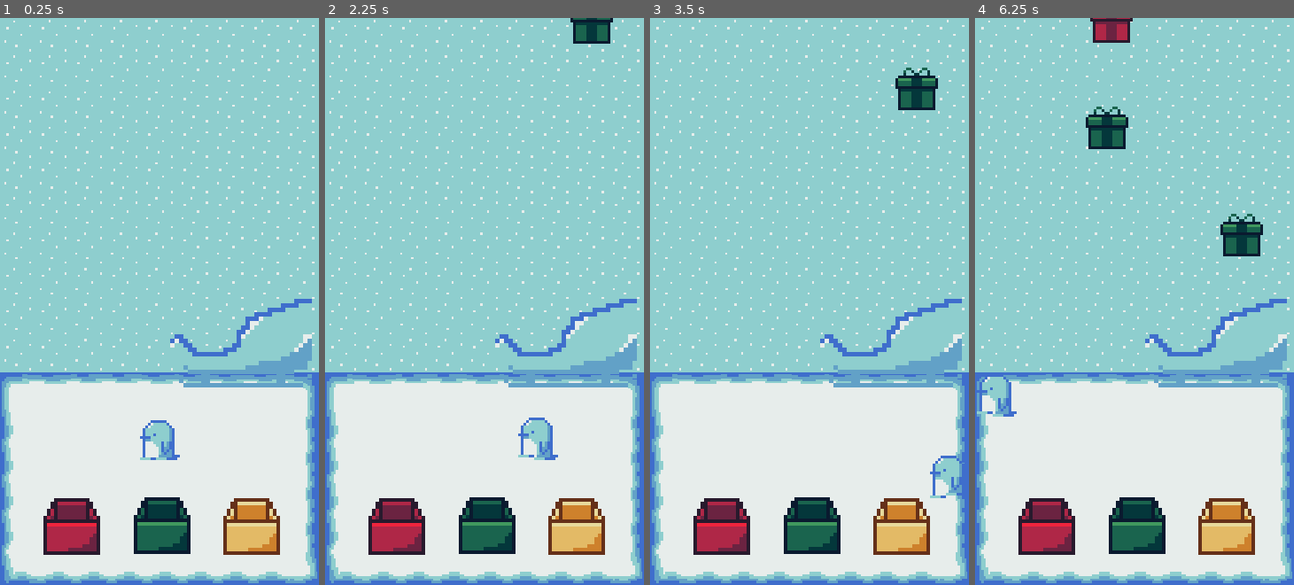
Above: before the commit, frames 1-4 (left to right).
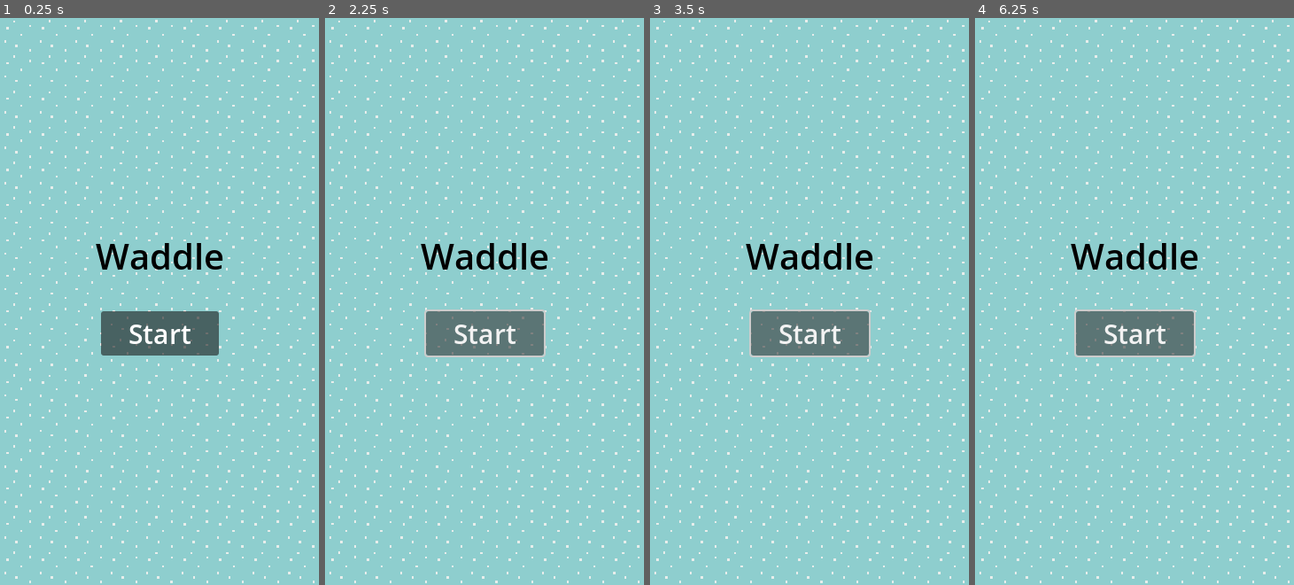
Above: after the commit, the same moments.

Repository: emilykrohn/Waddle
Game: Godot game, scene res://Scenes/title_screen.tscn
Two runs of this game, one before a commit and one after it. Both use one fixed random seed, a clock stepped at 60 frames per second and the inputs below. Before the commit the project starts from res://Scenes/main.tscn.
Inputs (mouse positions are in pixels of both pictures, inside the frame that each line leads up to):
- Up to frame 1 (0.25 s): no input
- Up to frame 2 (2.25 s): click (484, 335) at 0.5 s, where only the run after the commit has a clickable "Start"; click (484, 335) at 1.25 s, where only the run after the commit has a clickable "Start"; tap Enter at 2 s; hold D (right) from 2.03 s (still down)
- Up to frame 3 (3.5 s): tap Space (ui_select) at 2.27, 3.02 s; release D (right) at 2.78 s; hold S (down) from 2.78 s (still down)
- Up to frame 4 (6.25 s): release S (down) at 3.53 s; hold D (right) 3.53-4.28 s; hold W (up) 4.28-5.03 s; tap Space (ui_select) at 4.52, 5.27, 6.02 s; hold A (left) from 5.03 s (still down)

The runs differ from the first frame. In frame 1, 40% of the frame differs, in the area x 0-100%, y 39-100%; in frame 2, 40%; in frame 3, 41%; in frame 4, 42%, in the area x 0-100%, y 0-100%.

Commit message:
Made title screen the first scene shown

Diff:
--- a/project.godot
+++ b/project.godot
@@ -11,7 +11,7 @@
 [application]
 
 config/name="Waddle"
-run/main_scene="res://Scenes/main.tscn"
+run/main_scene="res://Scenes/title_screen.tscn"
 config/features=PackedStringArray("4.1", "Forward Plus")
 config/icon="res://Art/icon.svg"
 
